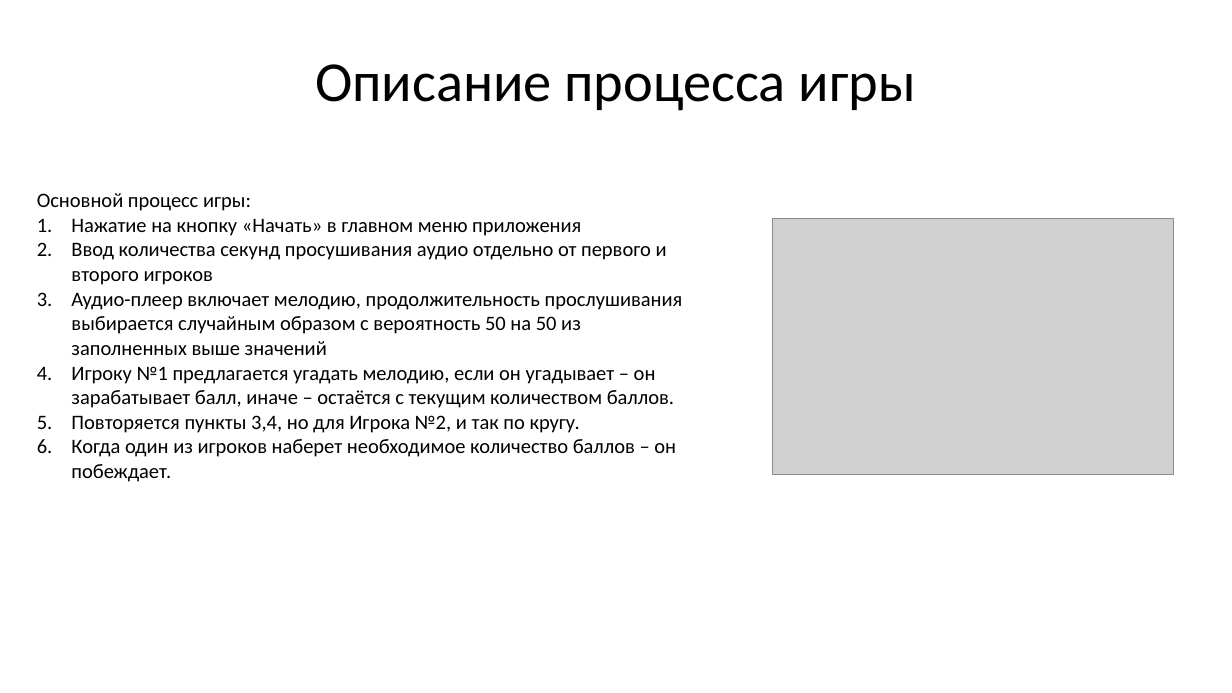
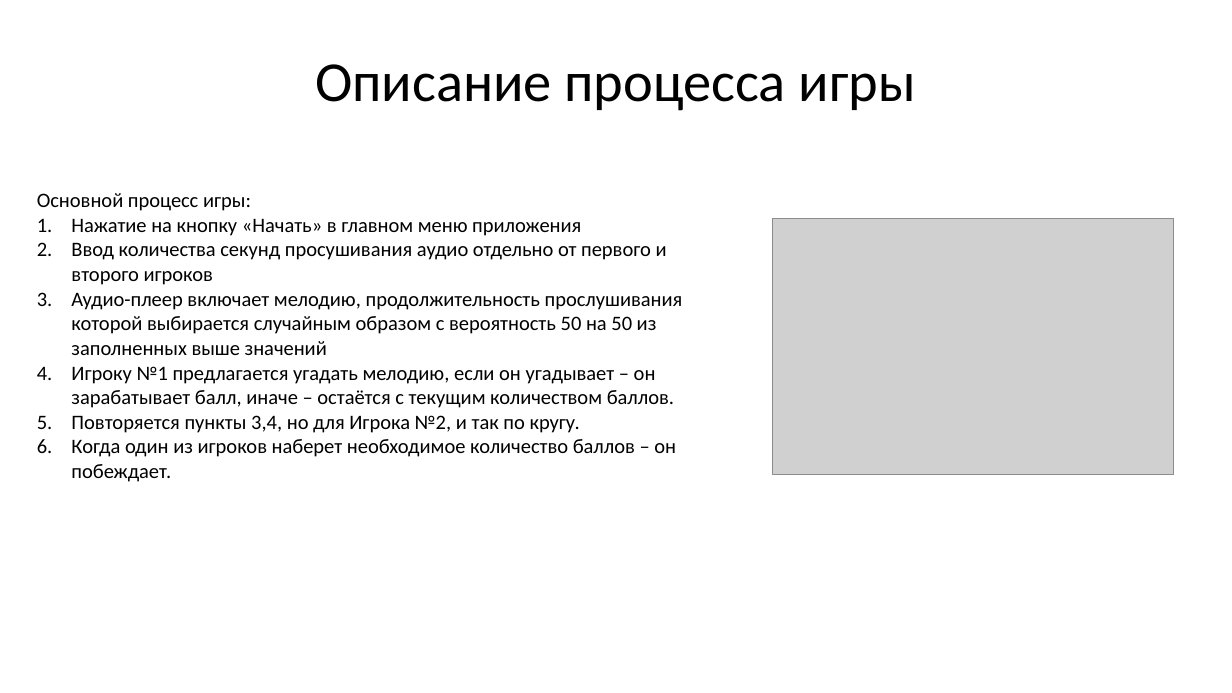
Before and after one commit to liveseyy/AndroidFinalProject, a slide deck: slide 4 of presentation.pptx. Drawn at 1232x693 pixels with LibreOffice and Linux fonts; fonts in the diff are those of the drawing; grey boxes stand for pictures. Boxes give left, top, right and bottom in pixels: in the first picture for what was removed or moved away, otherwise in the second. Text is boxed around its words. In the diff, an @@ line names an element or a change of style, - is before the commit and + after.

```diff
--- a/presentation.pptx
+++ b/presentation.pptx
@@ text at box(71, 293, 683, 355): text changed @@
-3. Аудио-плеер включает мелодию, продолжительность прослушивания выбирается случайным образом с вероятность 50 на 50 из заполненных выше значений
+3. Аудио-плеер включает мелодию, продолжительность прослушивания которой выбирается случайным образом с вероятность 50 на 50 из заполненных выше значений
```
Also in this commit, not shown: 2 other slides changed, 1 slide added, 6 other files.
